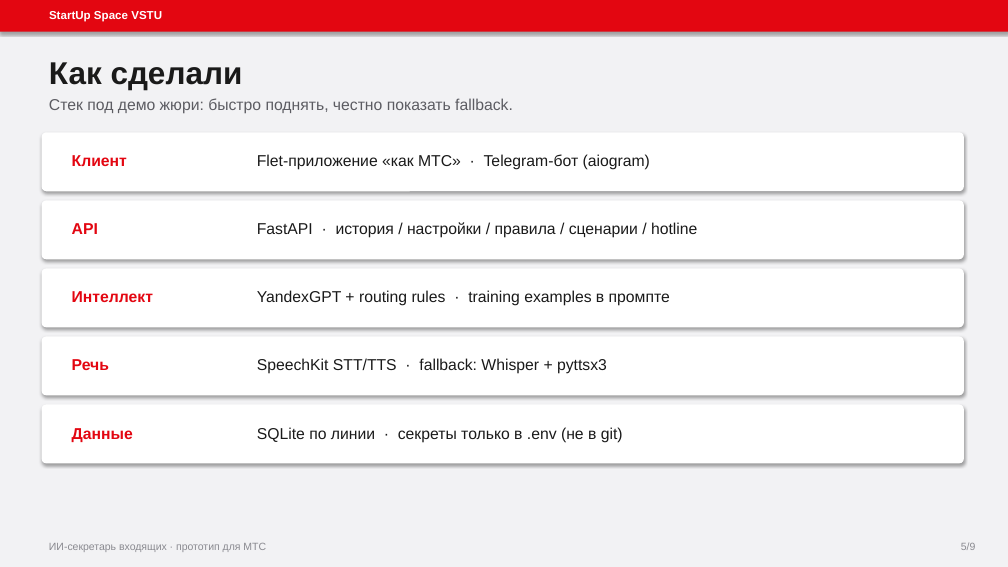
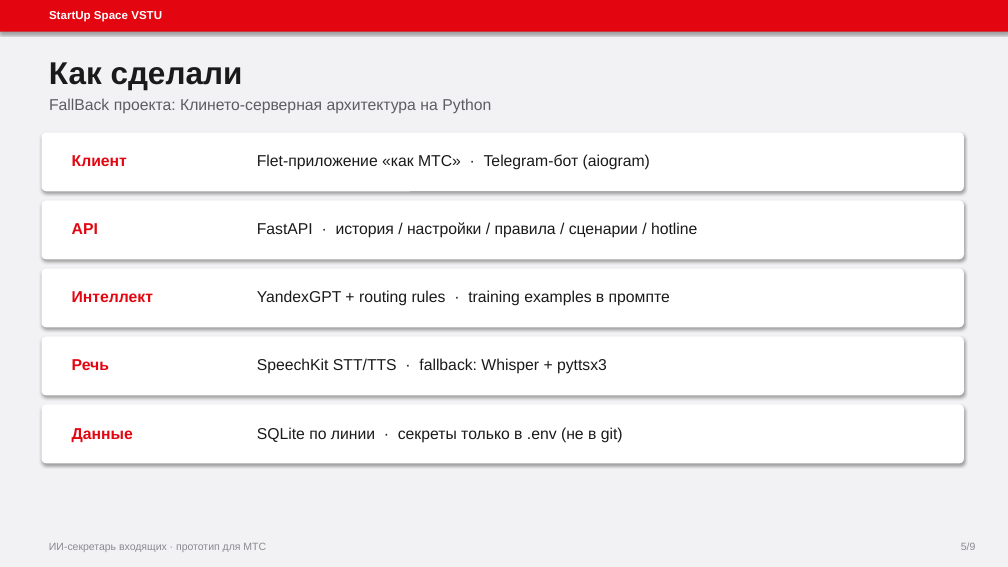
Before and after one commit to xDefox/MTS_Hacaton_AI_Agent, a slide deck: slide 5 of docs/presentation_track1.pptx. Drawn at 1008x567 pixels with LibreOffice and Linux fonts; fonts in the diff are those of the drawing. Boxes give left, top, right and bottom in pixels: in the first picture for what was removed or moved away, otherwise in the second. Text is boxed around its words. In the diff, an @@ line names an element or a change of style, - is before the commit and + after.

```diff
--- a/docs/presentation_track1.pptx
+++ b/docs/presentation_track1.pptx
@@ text at (49,98,491,114): text changed @@
-Стек под демо жюри: быстро поднять, честно показать fallback.
+FallBack проекта: Клинето-серверная архитектура на Python
```
Also in this commit, not shown: 7 other files.
